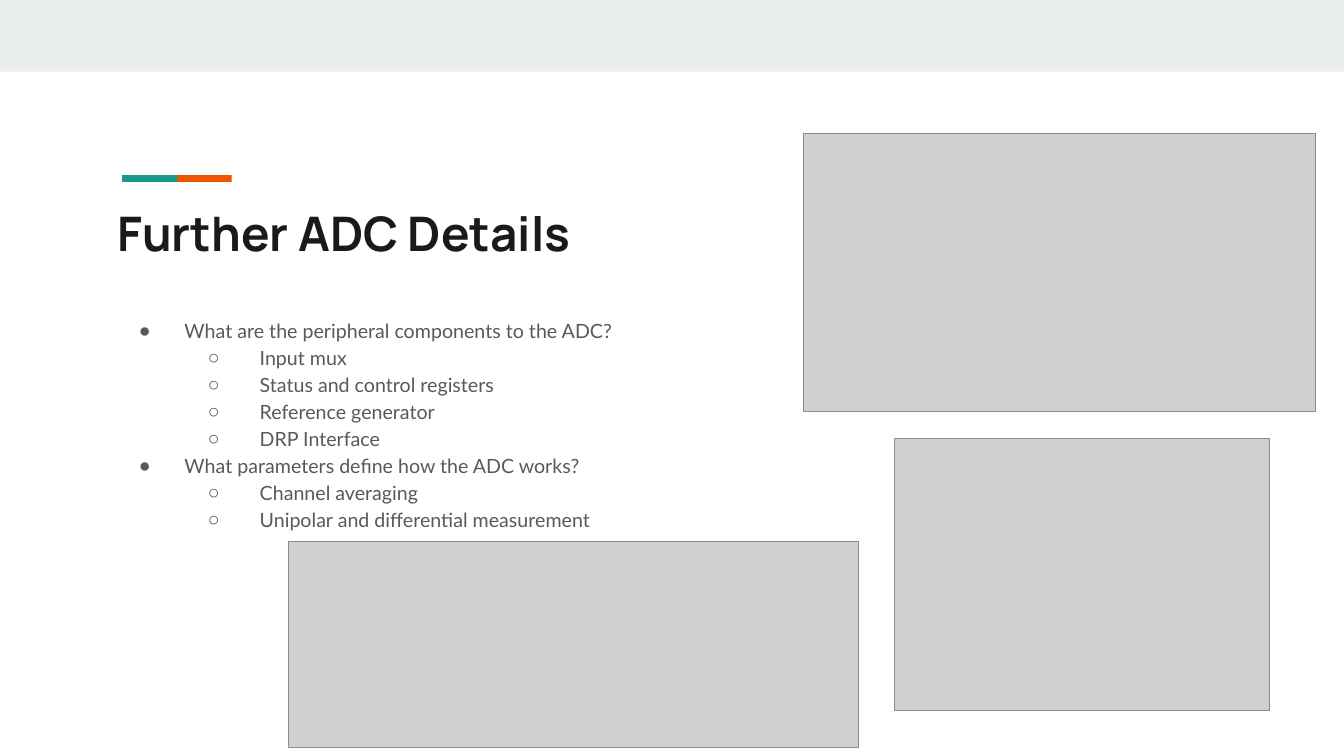
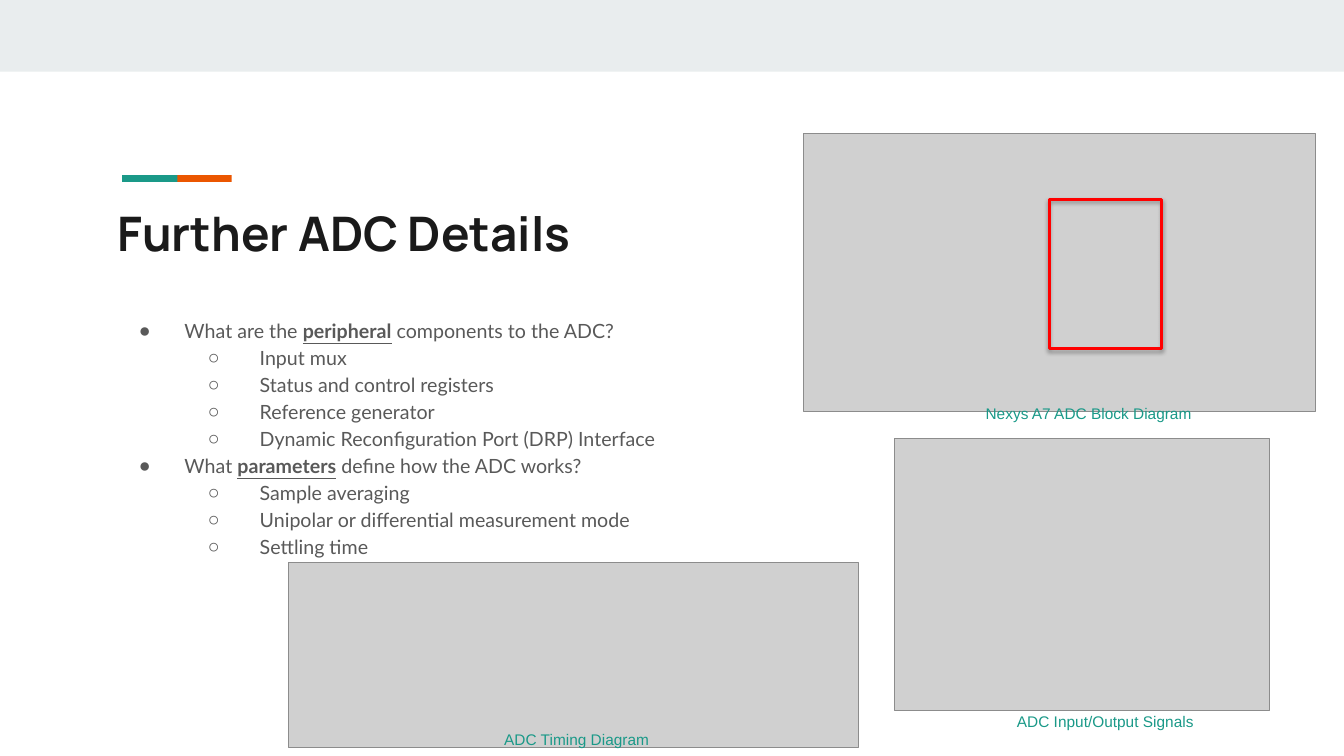
Before and after one commit to cnaught1/EC551_Final_Project, a slide deck: slide 5 of Bringing the Analog World to Digital Design_EC551_Final Project.pptx (slide 6 before the commit). Drawn at 1344x756 pixels with LibreOffice and Linux fonts; fonts in the diff are those of the drawing; grey boxes stand for pictures. Boxes give left, top, right and bottom in pixels: in the first picture for what was removed or moved away, otherwise in the second. Text is boxed around its words. In the diff, an @@ line names an element or a change of style, - is before the commit and + after.

```diff
--- a/Bringing the Analog World to Digital Design_EC551_Final Project.pptx
+++ b/Bringing the Analog World to Digital Design_EC551_Final Project.pptx
@@ rectangle added at (x1=1050, y1=200, x2=1162, y2=349), outline #FF0000 2 pt @@
@@ text at (x1=184, y1=323, x2=614, y2=479): bold on, underline on in "peripheral", "parameters" @@
@@ text added at (x1=986, y1=408, x2=1191, y2=422), 11 pt, text #1A9988 @@
+Nexys A7 ADC Block Diagram
@@ text at (x1=260, y1=431, x2=655, y2=450): text changed @@
-  ○ DRP Interface
+  ○ Dynamic Reconfiguration Port (DRP) Interface
@@ text at (x1=260, y1=485, x2=630, y2=558): text changed @@
-  ○ Channel averaging
-  ○ Unipolar and differential measurement
+  ○ Sample averaging
+  ○ Unipolar or differential measurement mode
+  ○ Settling time
@@ picture resized from (x1=288, y1=541, x2=858, y2=748) to (x1=288, y1=563, x2=858, y2=748) @@
@@ text added at (x1=1017, y1=716, x2=1194, y2=730), 11 pt, text #1A9988 @@
+ADC Input/Output Signals
@@ text added at (x1=504, y1=734, x2=649, y2=748), 11 pt, text #1A9988 @@
+ADC Timing Diagram
```
Also in this commit, not shown: 8 other slides changed, 5 slides added, 7 slides removed.
